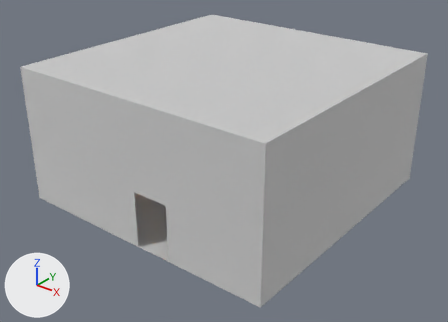
The glTF model public/assets/rooms/guardian-vault/guardian-vault.glb as it was, and as the next commit left it.
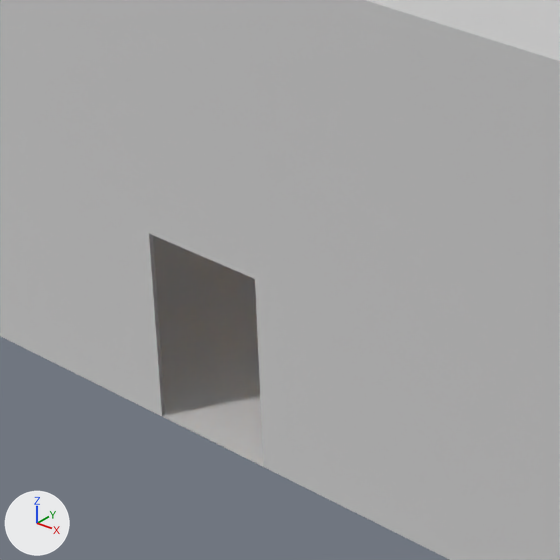
Each version appears first whole from a 50 mm lens placed at (15.4, -19.7, 13.46), pointed at (0.19, -0.68, 1.67), and next in a close-up on the part from 20% to 57% of the width and 38% to 90% of the height. The axes (+X, +Y, +Z) are drawn at lower left. The lights are the same throughout. The older version's two pictures come first.

In view in the first close-up: 'guardian-vault'.
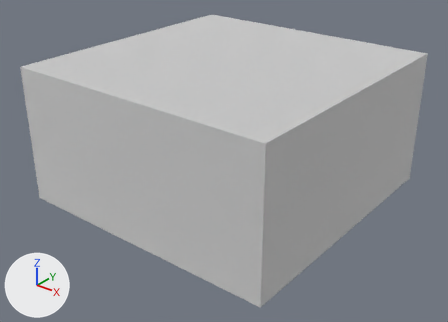
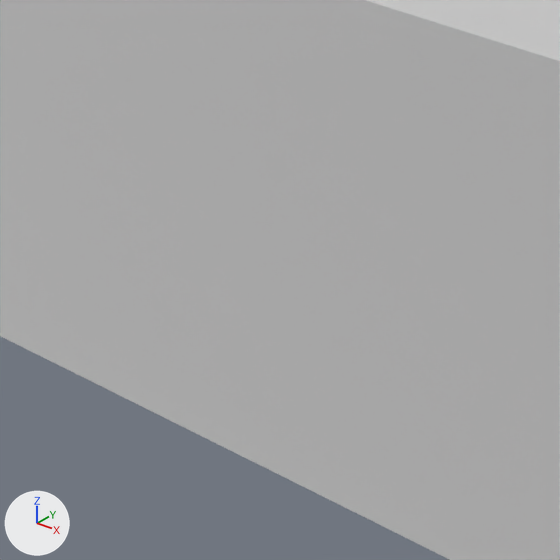
The edits, one by one:
Mesh me_door_plug_s is new.
It has 28 vertices, 20 faces and spans x 0.2..1.8, y -6.0..-5.96, z 0.0..2.4.
Faces by material slot: [2, 18].
It uses material mat_guardian_vault_wallpaper (white #e7e7e7).
It uses material mat_guardian_vault_walnut (white #e7e7e7).
Object 'door-plug-s' (ob_door_plug_s) is new; it shows me_door_plug_s.
Its location is (0.0, 0.0, 0.0).

Location of each change, [x1, y1, x2, y2] in pixels of the close-ups (560 x 560 px):
'door-plug-s', added
    after: [149, 234, 264, 467]
    faces in mat_guardian_vault_wallpaper (white #e7e7e7): [149, 234, 260, 391]
    faces in mat_guardian_vault_walnut (white #e7e7e7): [157, 343, 264, 467]
